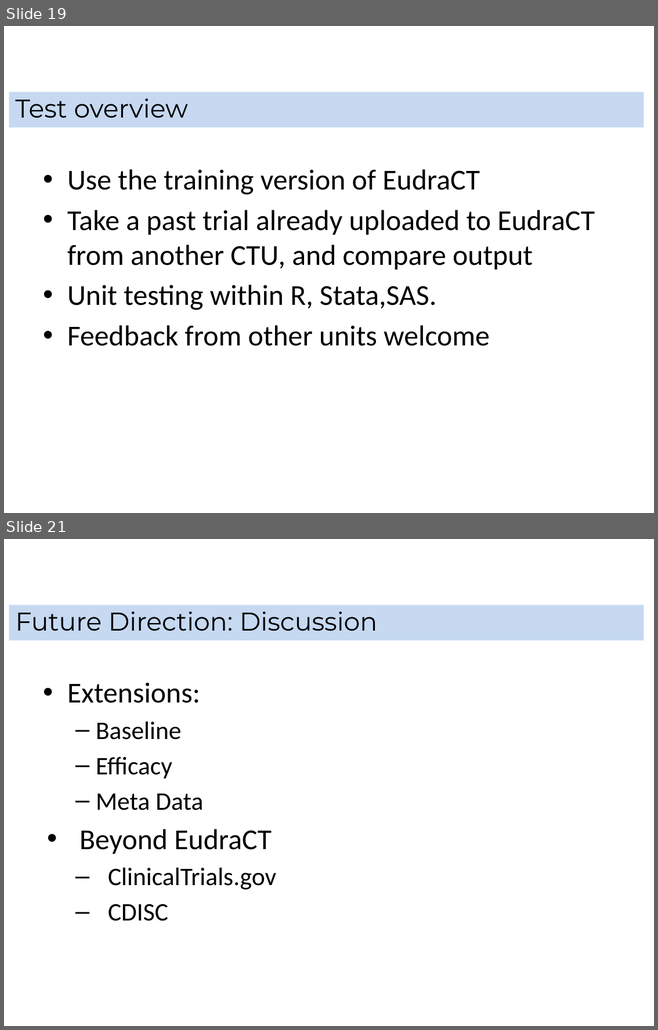
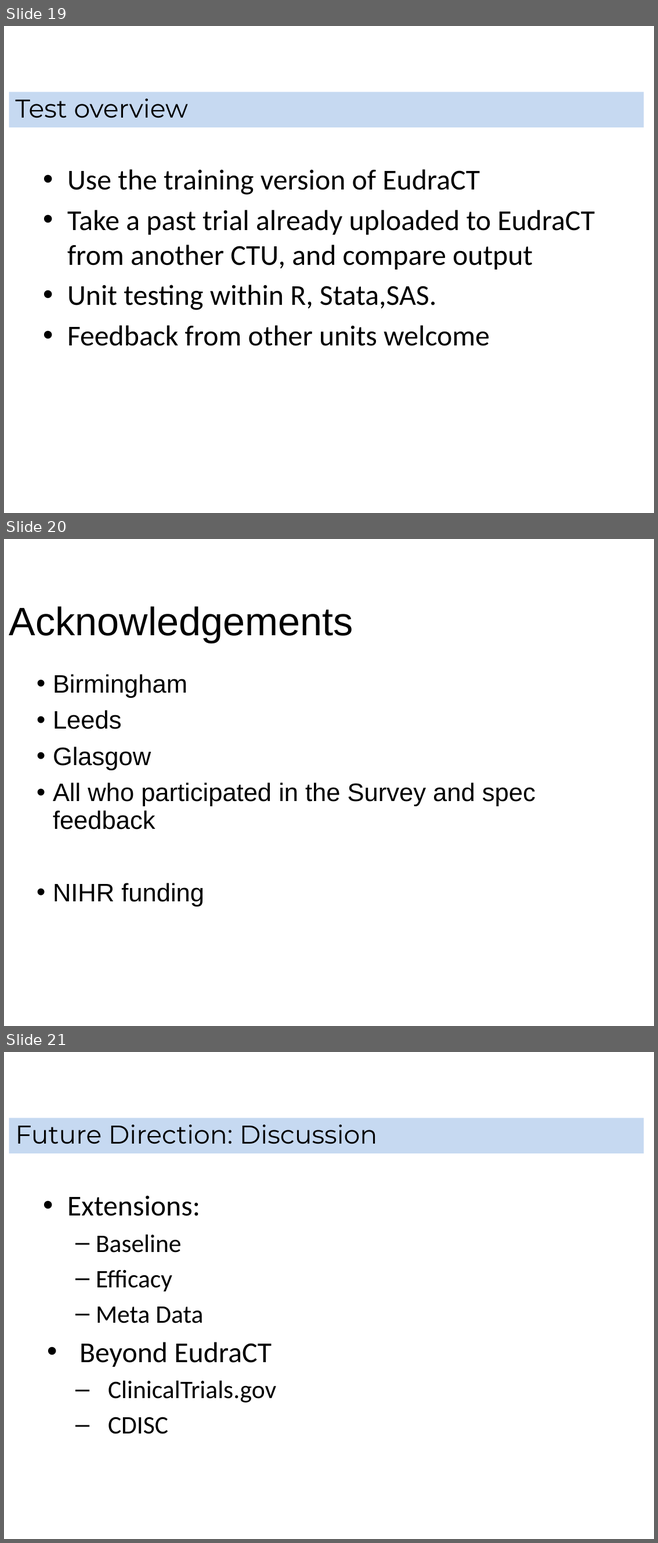
Before and after one commit to shug0131/eudraCT, a slide deck: documentation/Eudract Project Stats Leads.pptx. Shown one above the other, each under a label of ours: slides 19 and 21 before the commit, slides 19, 20 and 21 after it; the slides between them are not shown. The pictures are 658x1030 and 658x1543 pixels, drawn with LibreOffice and Linux fonts; fonts in the diff are those of the drawing; background and template pictures are left out. Boxes give left, top, right and bottom in pixels: in the first picture for what was removed or moved away, otherwise in the second. Text is boxed around its words. In the diff, an @@ line names an element or a change of style, - is before the commit and + after.

```diff
--- a/documentation/Eudract Project Stats Leads.pptx
+++ b/documentation/Eudract Project Stats Leads.pptx
@@ slide 20 added at box(4, 539, 654, 1026), background #FFFFFF @@
@@ title added at box(9, 606, 353, 643), 44 pt, text #000000 @@
+Acknowledgements
@@ text added at box(53, 674, 535, 907), 28 pt, text #000000 @@
+• Birmingham
+• Leeds
+• Glasgow
+• All who participated in the Survey and spec feedback
+• NIHR funding
```
Also in this commit, not shown: 3 slides changed, 2 other slides added, 2 slides removed, 23 other files.
